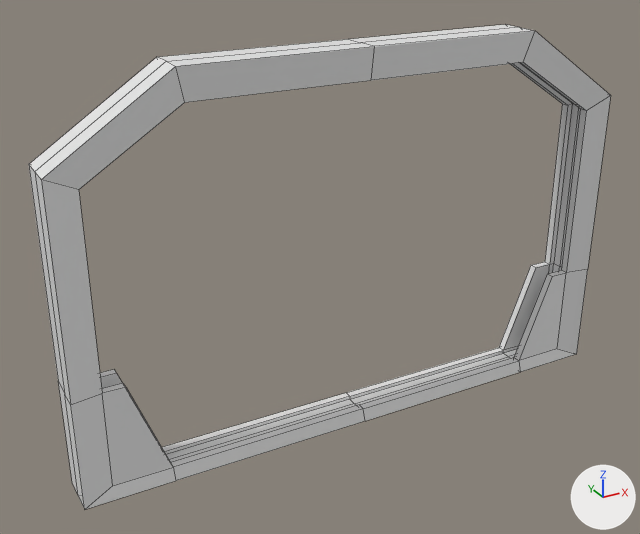
An edit to the Blender file Chasm/Assets/Models/corridors.blend, drawn before and after from the same camera.
Camera for both pictures: a 50 mm lens placed at (-4.73, -7.75, 5.77), pointed at (-0.41, 0.11, 1.84). The axes (+X, +Y, +Z) are drawn at lower right. The lights are the same throughout. Mesh edges are drawn as thin lines. The same objects are shown in both versions, whatever each file hides.

Script lines for the objects in view, before the commit:
```python
me_icosphere_000 = bpy.data.meshes.new('Icosphere.000')
me_icosphere_000.from_pydata(...)  # 44 vertices, 32 faces; spans x -0.458..0.0, y 0.0..0.034, z -0.012..0.586
ob_doorframe = bpy.data.objects.new('DoorFrame', me_icosphere_000)
ob_doorframe.location = (0.0, 0.0, 0.0)
ob_doorframe.scale = (7.25, 7.25, 7.25)
_m = ob_doorframe.modifiers.new('Mirror', 'MIRROR')
_m.use_axis = (True, True, False)
_m.use_clip = True
_m = ob_doorframe.modifiers.new('EdgeSplit', 'EDGE_SPLIT')
_m.use_edge_angle = False
```
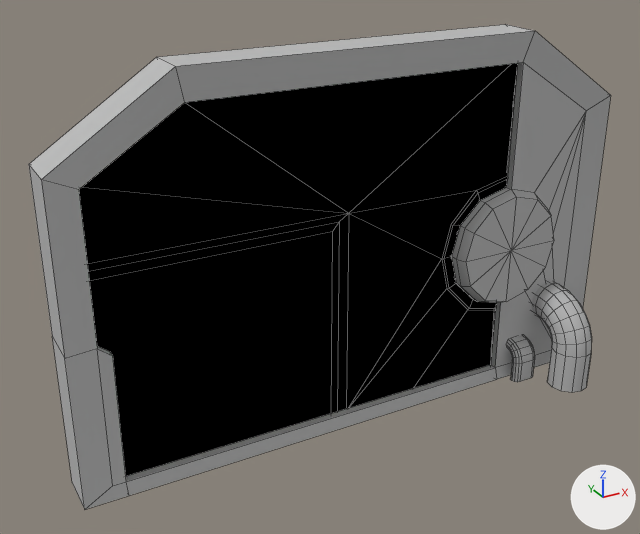
Where the change shows, as pixel boxes [x1, y1, x2, y2] in the pictures (640 x 534 px):
'DoorFrame.001', added (black)
    after: [79, 63, 517, 476]
'DoorFrame', reshaped, modifiers changed
    both: [29, 25, 611, 509]
part 1 of me_icosphere_000, added
    after: [531, 282, 592, 392]
part 2 of me_icosphere_000, added
    after: [507, 336, 535, 382]
part 3 of me_icosphere_000, built on
    before: [29, 25, 580, 509]
    after: [29, 25, 611, 509]
part 4 of me_icosphere_000, recoloured
    before: [41, 31, 611, 509]

Patch to the scene script:
```diff
--- a/Chasm/Assets/Models/corridors.blend.py
+++ b/Chasm/Assets/Models/corridors.blend.py
@@ img_door_diffuse @@
+img_door_diffuse = load_image('Door_Diffuse', '../Images/Door_Diffuse.png', 2048, 2048, 'sRGB')
@@ mat_material_001 @@
+mat_material_001 = diffuse_material('Material.001')
+mat_material_001.base_color = (0.5, 0.5, 0.5)  # grey #bcbcbc
@@ mat_material @@
+mat_material = diffuse_material('Material')
+mat_material.texture = img_door_diffuse
@@ me_icosphere_000 @@
 # used by ob_doorframe; location = (0.0, 0.0, 0.0); scale = (7.25, 7.25, 7.25)
-me_icosphere_000.from_pydata(...)  # 44 vertices, 32 faces; spans x -0.458..0.0, y 0.0..0.034, z -0.012..0.586
+me_icosphere_000.from_pydata(...)  # 516 vertices, 486 faces; spans x -0.458..0.458, y -0.134..0.134, z -0.014..0.586
+# me_icosphere_000 part 1: a new loose piece of 108 vertices spanning x 0.34..0.408, y -0.134..-0.021, z -0.014..0.151, in mat_material_001 (grey #bcbcbc)
+# me_icosphere_000 part 2: a new loose piece of 84 vertices spanning x 0.293..0.338, y -0.058..-0.025, z -0.014..0.057, in mat_material_001 (grey #bcbcbc)
+# me_icosphere_000 part 3
+# 24 vertices are removed from x -0.458..0.0, y 0.0..0.034, z -0.012..0.586
+# 22 faces are deleted
+# 3 vertices in x -0.458..-0.414, y 0.015..0.034, z 0.159 move by (0.0, 0.0, 0.069)
+# 5 vertices move from x -0.424..-0.324, y 0.015..0.034, z -0.012..0.159 to x -0.424..-0.395, y 0.015..0.034, z -0.012..0.226
+# 84 vertices are added at x -0.424..0.458, y -0.042..0.042, z -0.012..0.586
+# 5 new vertices lie (0.0, -0.068, 0.0) away from vertices in x -0.458..-0.283, y 0.034, z -0.012..0.586
+# 14 new vertices lie (0.0, 0.015, 0.0) away from vertices in x 0.169..0.271, y -0.027..0.012, z 0.134..0.336
+# 9 new vertices lie (0.0, 0.012, 0.0) away from vertices in x -0.414..0.272, y -0.027..0.015, z 0.007..0.539
+# 144 new faces join them
+# me_icosphere_000 part 4: 10 faces spanning x -0.458..-0.272, y 0.015..0.034, z -0.012..0.586 switch from no material to mat_material_001 (grey #bcbcbc)
@@ me_icosphere_007 @@
+me_icosphere_007.from_pydata(...)  # 88 vertices, 106 faces; spans x -0.424..0.272, y -0.017..0.017, z 0.002..0.543
+me_icosphere_007.polygons.foreach_set('use_smooth', [True] * 106)
+me_icosphere_007.materials.append(mat_material)  # picture img_door_diffuse
@@ ob_doorframe @@
 ob_doorframe.scale = (7.25, 7.25, 7.25)
-_m = ob_doorframe.modifiers.new('Mirror', 'MIRROR')
-_m.use_axis = (True, True, False)
-_m.use_clip = True
 _m = ob_doorframe.modifiers.new('EdgeSplit', 'EDGE_SPLIT')
@@ ob_doorframe_001 @@
+ob_doorframe_001 = bpy.data.objects.new('DoorFrame.001', me_icosphere_007)
+ob_doorframe_001.location = (0.0, 0.0, 0.0)
+ob_doorframe_001.scale = (7.25, 7.25, 7.25)
+_m = ob_doorframe_001.modifiers.new('EdgeSplit', 'EDGE_SPLIT')
+_m.use_edge_angle = False
```
